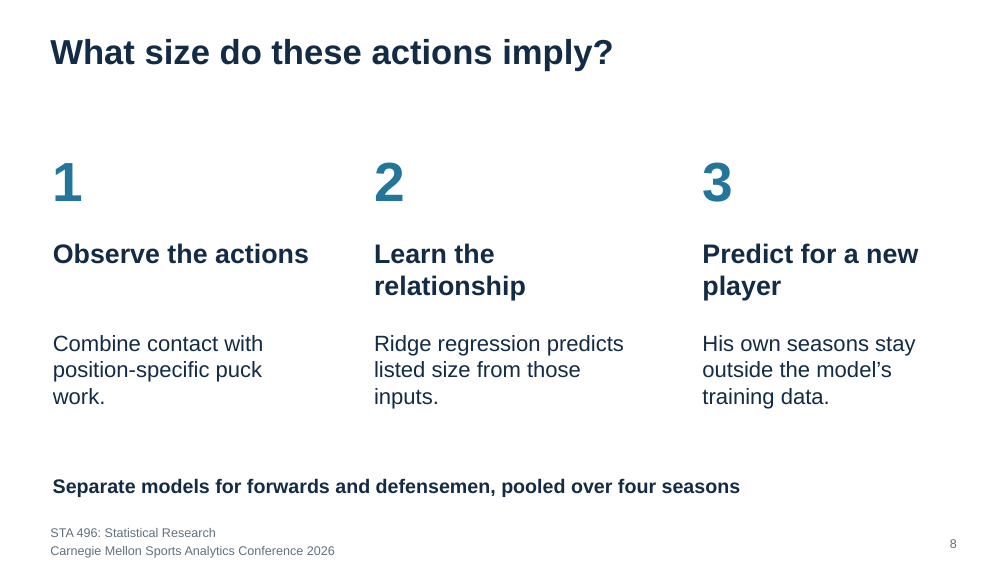
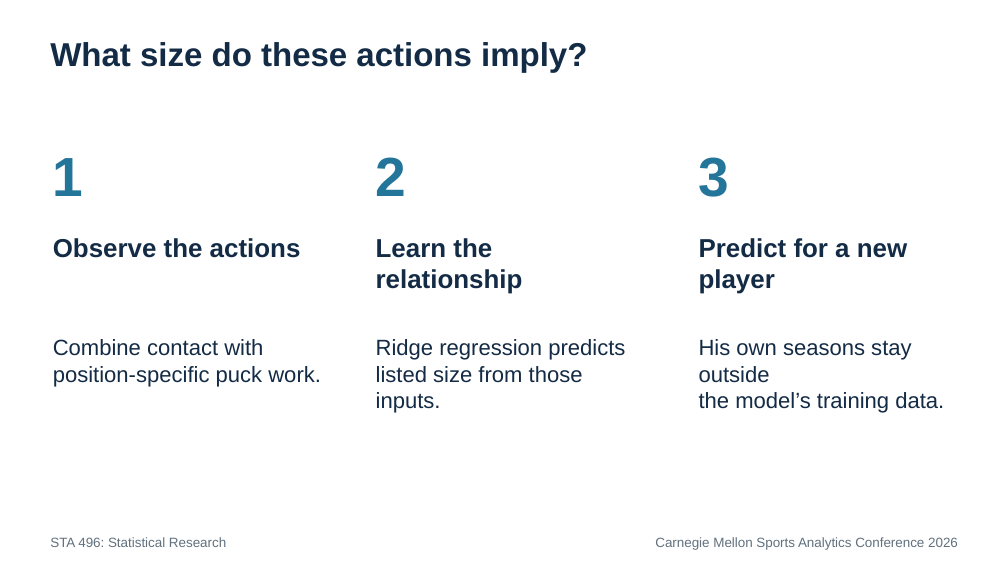
Before and after one commit to RentoSaijo/CSAx_STA496, a slide deck: slide 14 of reports/presentation.pptx (slide 8 before the commit). Drawn at 1008x567 pixels with LibreOffice and Linux fonts; fonts in the diff are those of the drawing. Boxes give left, top, right and bottom in pixels: in the first picture for what was removed or moved away, otherwise in the second. Text is boxed around its words. In the diff, an @@ line names an element or a change of style, - is before the commit and + after.

```diff
--- a/reports/presentation.pptx
+++ b/reports/presentation.pptx
@@ text "What size do these actions ..." at (50,42,587,72): size 33 to 31.5 pt @@
@@ text "1": place and size @@
-text "1" at (53,163,84,201)
+text "1" at (53,158,84,196)
@@ text "2": place and size @@
-text "2" at (374,162,405,201)
+text "2" at (376,157,407,196)
@@ text "3": place and size @@
-text "3" at (702,162,733,202)
+text "3" at (699,157,730,197)
@@ size 25.5 to 24.8 pt in 3 elements at (376,238,523,294), (53,238,301,258), (699,238,907,294) @@
@@ text "Combine contact with" rewrapped from (53,335,263,405) to (53,339,321,387) @@
@@ text "Ridge regression predicts": place and size @@
-text "Ridge regression predicts" at (374,335,624,409)
+text "Ridge regression predicts" at (376,339,625,413)
@@ text at (699,339,944,413): text changed @@
-His own seasons stay outside the model’s training data.
+His own seasons stay outside
+the model’s training data.
@@ text removed at (53,478,741,497) @@
-Separate models for forwards and defensemen, pooled over four seasons
@@ text "STA 496: Statistical Research": place and size @@
-text "STA 496: Statistical Research" at (50,528,216,537)
+text "STA 496: Statistical Research" at (50,537,226,547)
@@ text "STA 496: Statistical Research" at (50,537,226,547): size 12 to 12.8 pt @@
@@ text "Carnegie Mellon Sports Analytics Conference ...": place and size @@
-text "Carnegie Mellon Sports Analytics Conference ..." at (50,546,335,558)
+text "Carnegie Mellon Sports Analytics Conference ..." at (655,537,958,550)
@@ text "Carnegie Mellon Sports Analytics Conference ..." at (655,537,958,550): size 12 to 12.8 pt; alignment left to right @@
@@ text removed at (950,539,957,548) @@
-8
```
Also in this commit, not shown: 20 other slides changed, 24 slides added, 9 slides removed, 1 other file.
